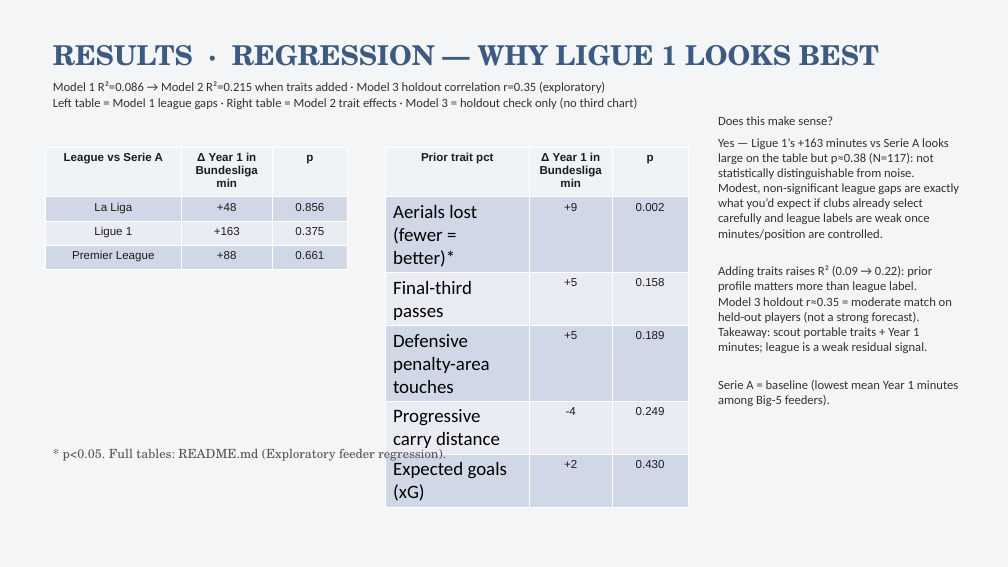
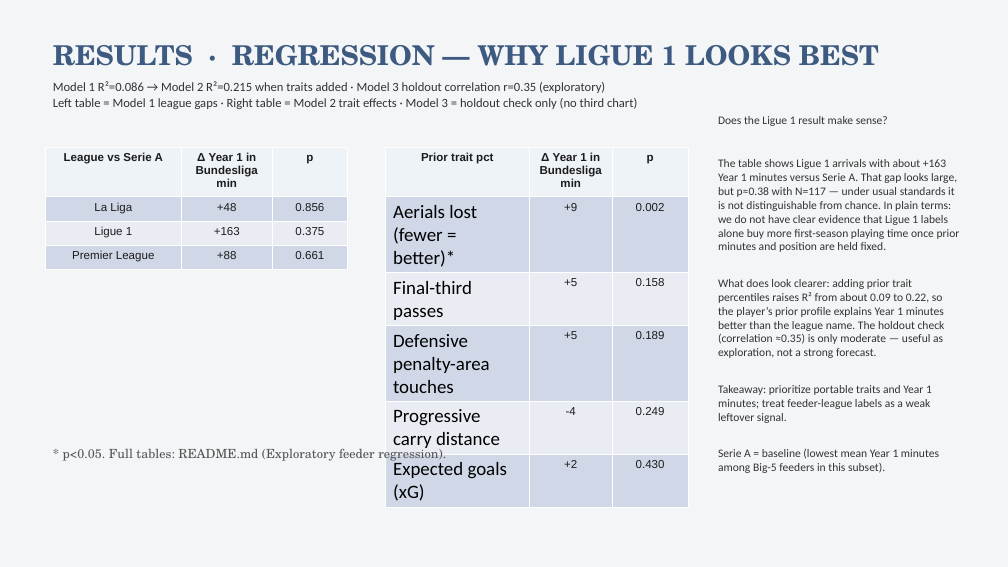
Before and after one commit to colbymorris08/bundesliga-transfer-traits, a slide deck: slide 18 of bundesliga_transfer_traits.pptx. Drawn at 1008x567 pixels with LibreOffice and Linux fonts; fonts in the diff are those of the drawing. Boxes give left, top, right and bottom in pixels: in the first picture for what was removed or moved away, otherwise in the second. Text is boxed around its words. In the diff, an @@ line names an element or a change of style, - is before the commit and + after.

```diff
--- a/bundesliga_transfer_traits.pptx
+++ b/bundesliga_transfer_traits.pptx
@@ text at [718,116,960,473]: text changed; size 12 to 11 pt @@
-Does this make sense?
-Yes — Ligue 1’s +163 minutes vs Serie A looks large on the table but p≈0.38 (N=117): not statistically distinguishable from noise. Modest, non-significant league gaps are exactly what you’d expect if clubs already select carefully and league labels are weak once minutes/position are controlled.
-Adding traits raises R² (0.09 → 0.22): prior profile matters more than league label.
-Model 3 holdout r≈0.35 = moderate match on held-out players (not a strong forecast).
-Takeaway: scout portable traits + Year 1 minutes; league is a weak residual signal.
-Serie A = baseline (lowest mean Year 1 minutes among Big-5 feeders).
+Does the Ligue 1 result make sense?
+The table shows Ligue 1 arrivals with about +163 Year 1 minutes versus Serie A. That gap looks large, but p≈0.38 with N=117 — under usual standards it is not distinguishable from chance. In plain terms: we do not have clear evidence that Ligue 1 labels alone buy more first-season playing time once prior minutes and position are held fixed.
+What does look clearer: adding prior trait percentiles raises R² from about 0.09 to 0.22, so the player’s prior profile explains Year 1 minutes better than the league name. The holdout check (correlation ≈0.35) is only moderate — useful as exploration, not a strong forecast.
+Takeaway: prioritize portable traits and Year 1 minutes; treat feeder-league labels as a weak leftover signal.
+Serie A = baseline (lowest mean Year 1 minutes among Big-5 feeders in this subset).
```
Also in this commit, not shown: 7 other slides changed.
